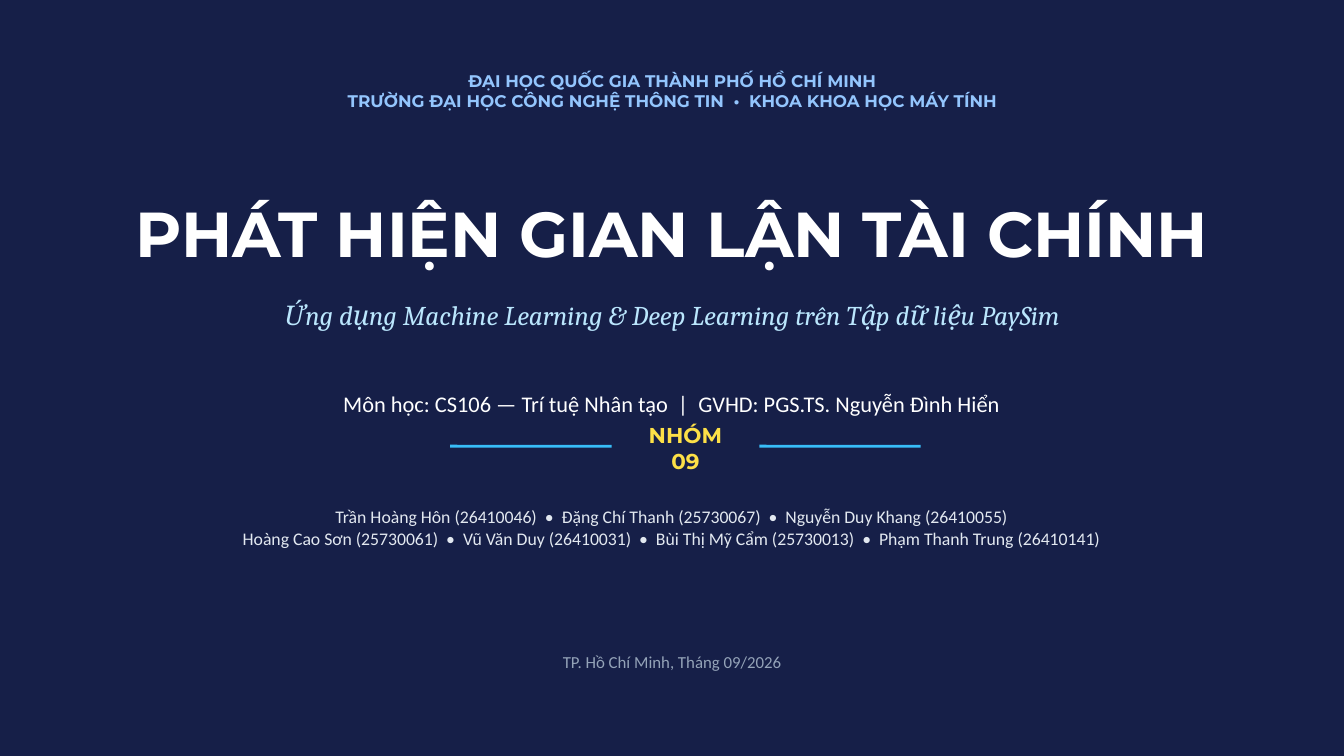
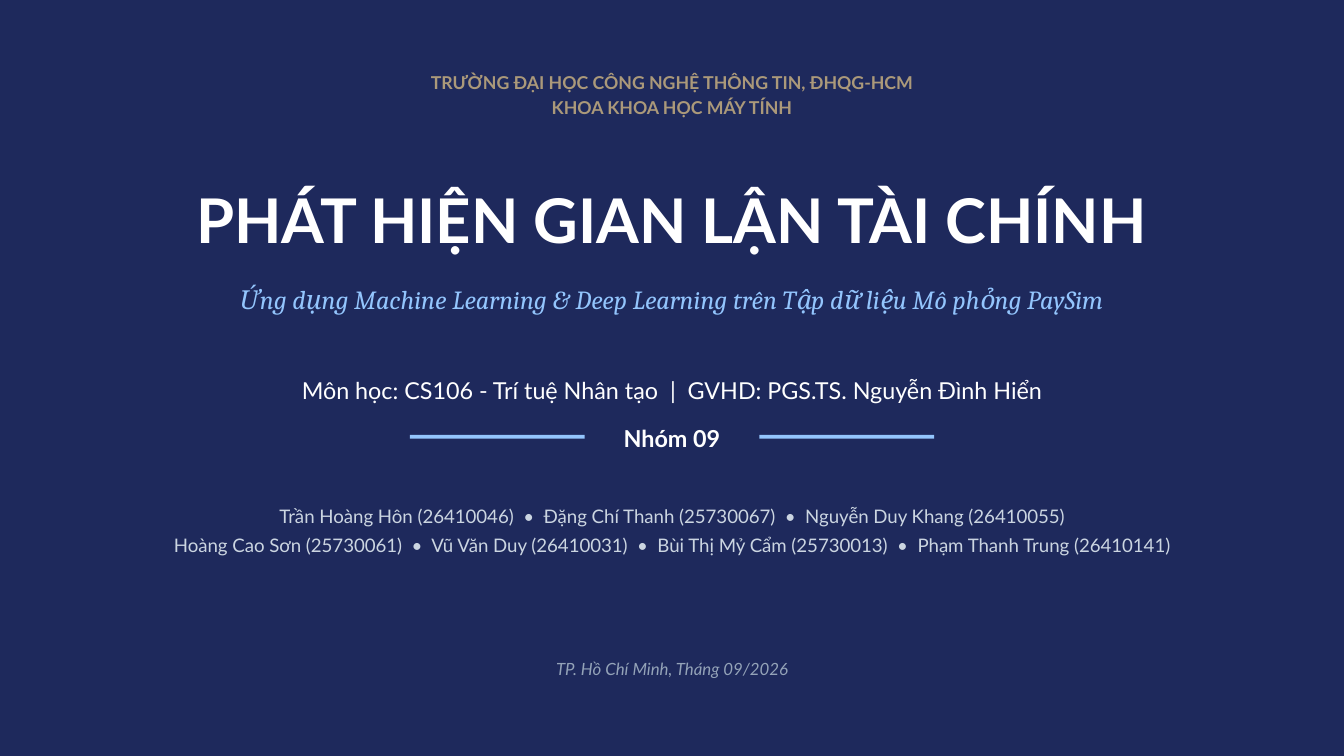
Before and after one commit to uit-25730067-chithanh/CS106-Team09-Fraud-Detection, a slide deck: slide 1 of draft/fraud-detection/slide/[Nhom9]_Slide_FraudDetection_Academic_VN.pptx. Drawn at 1344x756 pixels with LibreOffice and Linux fonts; fonts in the diff are those of the drawing. Boxes give left, top, right and bottom in pixels: in the first picture for what was removed or moved away, otherwise in the second. Text is boxed around its words. In the diff, an @@ line names an element or a change of style, - is before the commit and + after.

Commit message:
docs(slide): update Vietnamese academic slide deck PPTX and PDF artifacts
- Update [Nhom9]_Slide_FraudDetection_Academic_VN.pptx with refined 21-slide layout and high-res charts
- Regenerate [Nhom9]_Slide_FraudDetection_Academic_VN.pdf for crisp vector presentation
- Standardize academic deck delivery on the Vietnamese presentation format

```diff
--- a/draft/fraud-detection/slide/[Nhom9]_Slide_FraudDetection_Academic_VN.pptx
+++ b/draft/fraud-detection/slide/[Nhom9]_Slide_FraudDetection_Academic_VN.pptx
@@ background #161F48 to #1E295C @@
@@ text at (x1=431, y1=74, x2=913, y2=117): text changed; size 9 to 9.5 pt; font Montserrat to Lato; text colour #93C5FD to #AB997A @@
-ĐẠI HỌC QUỐC GIA THÀNH PHỐ HỒ CHÍ MINH
-TRƯỜNG ĐẠI HỌC CÔNG NGHỆ THÔNG TIN • KHOA KHOA HỌC MÁY TÍNH
+TRƯỜNG ĐẠI HỌC CÔNG NGHỆ THÔNG TIN, ĐHQG-HCM
+KHOA KHOA HỌC MÁY TÍNH
@@ text "PHÁT HIỆN GIAN LẬN TÀI ..." at (x1=196, y1=189, x2=1147, y2=254): size 34 to 33 pt, font Montserrat to Lato @@
@@ text at (x1=354, y1=291, x2=1103, y2=315): text changed; size 14.5 to 14 pt; text colour #BAE6FD to #93C5FD @@
-Ứng dụng Machine Learning & Deep Learning trên Tập dữ liệu PaySim
+Ứng dụng Machine Learning & Deep Learning trên Tập dữ liệu Mô phỏng PaySim
@@ text at (x1=302, y1=379, x2=1042, y2=404): text changed; size 12 to 12.5 pt; font Calibri to Lato @@
-Môn học: CS106 — Trí tuệ Nhân tạo | GVHD: PGS.TS. Nguyễn Đình Hiển
+Môn học: CS106 - Trí tuệ Nhân tạo | GVHD: PGS.TS. Nguyễn Đình Hiển
@@ line moved from (450, 446) - (612, 446) to (410, 437) - (585, 437) @@
@@ line (410, 437) - (585, 437): stroke #38BDF8 1.5 pt to #93C5FD 2 pt @@
@@ text at (x1=624, y1=429, x2=720, y2=447): text changed; size 11.5 to 12.5 pt; font Montserrat to Lato; text colour #FDE047 to #FFFFFF @@
-NHÓM 09
+Nhóm 09
@@ line moved from (759, 446) - (921, 446) to (759, 437) - (934, 437) @@
@@ line (759, 437) - (934, 437): stroke #38BDF8 1.5 pt to #93C5FD 2 pt @@
@@ text at (x1=279, y1=507, x2=1064, y2=527): size 9.5 to 10 pt, font Calibri to Lato, text colour #E2E8F0 to #CBD5E1 in "Trần Hoàng Hôn (26410046) • Đặng Chí ..."; line spacing 1 to 1.3 @@
@@ text at (x1=174, y1=536, x2=1170, y2=556): text changed; size 9.5 to 10 pt; font Calibri to Lato; text colour #E2E8F0 to #CBD5E1 @@
-Hoàng Cao Sơn (25730061) • Vũ Văn Duy (26410031) • Bùi Thị Mỹ Cẩm (25730013) • Phạm Thanh Trung (26410141)
+Hoàng Cao Sơn (25730061) • Vũ Văn Duy (26410031) • Bùi Thị Mỷ Cẩm (25730013) • Phạm Thanh Trung (26410141)
@@ text "TP. Hồ Chí Minh, Tháng ..." moved from (x1=563, y1=655, x2=782, y2=671) to (x1=556, y1=661, x2=788, y2=678) @@
@@ text "TP. Hồ Chí Minh, Tháng ..." at (x1=556, y1=661, x2=788, y2=678): font Calibri to Lato, italic on @@
```
Also in this commit, not shown: 15 other slides changed, 5 slides added, 8 slides removed, 3 other files.
